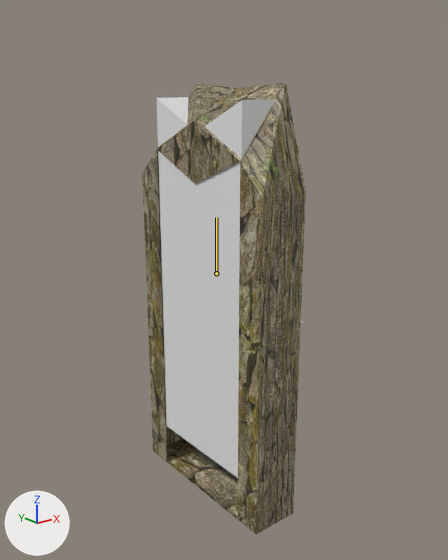
Renders of the Blender file Arte/PuertaJefeFinal.blend from each side of a commit.
Rendered twice from a camera (50 mm lens) standing at (-6.41, -8.21, 7.54) and looking at (0.12, -0.04, 4.28). Every picture has the same lights, and +X, +Y and +Z are marked at lower left. Both versions are drawn at frame 20 of the action 'ArmatureAction'; the numbers are the values there. The bones that bend it are drawn over the model as lines.

The first picture shows 'Puerta enojada', 'Puerta enojada.001'.
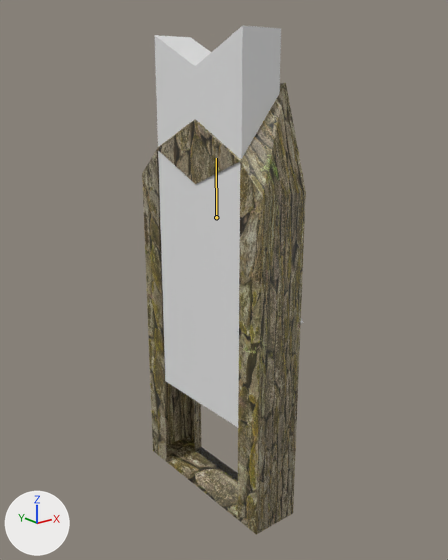
The change in detail:
Bone 'Bone' (bone_bone) moves from (0.0, 0.823, 0.0) to (0.0, 1.816, 0.0).

Location of each change, [x1, y1, x2, y2] in pixels of the pictures (448 x 560 px):
'Puerta enojada.001', posed: before [156, 97, 276, 478]; after [155, 25, 281, 427]
bone 'Bone', root to tip: before (216, 273) to (216, 217); after (216, 217) to (216, 158)
